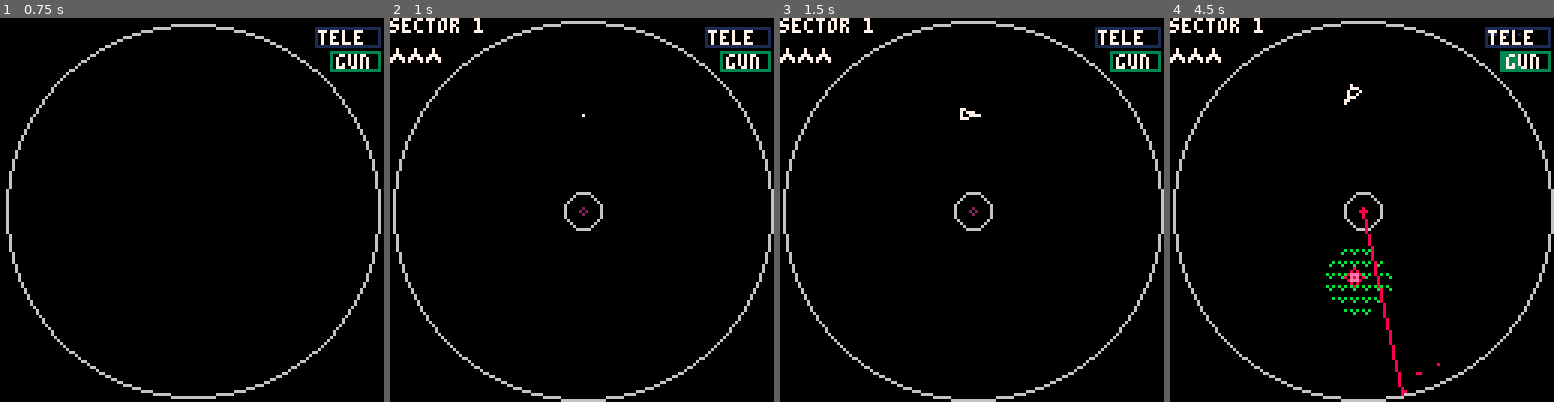
Above: before the commit, frames 1-4 (left to right).
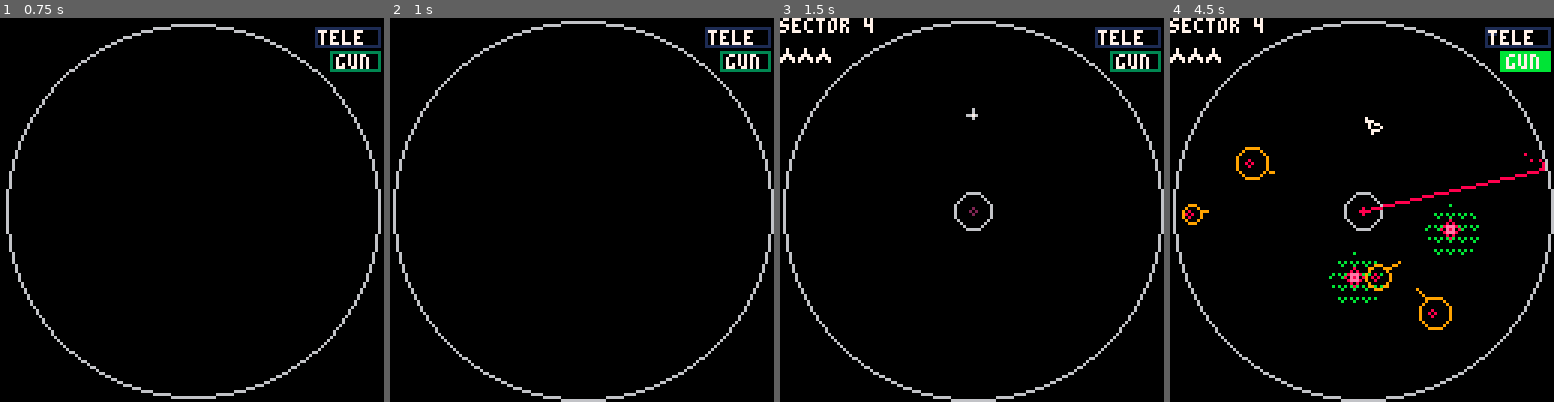
Above: after the commit, the same moments.

Repository: caseylabrack/laser
Game: PICO-8 cartridge laser.p8
Two runs of this game, one before a commit and one after it. Both use one fixed random seed, a clock stepped at 60 frames per second and the inputs below.
Inputs:
- Up to frame 1 (0.75 s): tap X (X key) at 0.33 s; tap O (Z key) at 0.7 s
- Up to frame 2 (1 s): no input
- Up to frame 3 (1.5 s): tap X (X key) at 1.07 s
- Up to frame 4 (4.5 s): hold Right 1.6-2.1 s; tap O (Z key) every 0.4 s from 1.7 to 4.1 s; tap X (X key) at 1.85, 2.97, 4.08 s; hold Up 2.15-2.42 s; hold Right 2.47-3.03 s; hold Left 3.08-3.58 s; hold Down 3.63-3.97 s; hold Right from 4.02 s (still down)

Frame 1 is identical in both runs. In frame 2, 0.8% of the frame differs, in the area x 0-56%, y 0-56%; in frame 3, 0.2%; in frame 4, 2.9%, in the area x 3-100%, y 0-99%.

Commit message:
bullet and blink animations. import title art. more things are coroutines

Diff:
--- a/laser.p8
+++ b/laser.p8
@@ -1,66 +1,47 @@
 pico-8 cartridge // http://www.pico-8.com
 version 33
 __lua__
--- zag
+-- zaag or l-tau
 -- casey labrack
 -- todo:
---  bg
---  nicer shield effect (draw arc manually?)
--- 	fix flowers spawn out of bounds
--- 	starfield flyin
---  timing or lap based enemy
---  multiple bullets?
---  bigger min size for flowers
---  player animations
---  gameover animations
---  fuzziness
-
-function plines(this)
-	local m={x=p.x+cos(p.a)*2,y=p.y+sin(p.a)*2}
-	local prow=.075
-	local len=6
-	local aft=len-2
-	return {
-		{x1=m.x,y1=m.y,x2=m.x-cos(p.a-prow)*len,y2=m.y-sin(p.a-prow)*len},
-		{x1=m.x,y1=m.y,x2=m.x-cos(p.a+prow)*len,y2=m.y-sin(p.a+prow)*len}
-	}
---	line(m.x,m.y,m.x-cos(p.a-prow)*len,m.y-sin(p.a-prow)*len,7)
---	line(m.x,m.y,m.x-cos(p.a+prow)*len,m.y-sin(p.a+prow)*len,7)
-end
+--  shield machine
+--  regular death screen
+--   flash extra lifes
+--   text? tip?
+--  tips: zag is a good game; gun wait;
+--  timing or lap based enemy?
 
 p = {x=80,y=30,dx=0,dy=0,
 					a=.75,t=.25,rt=.05,r=3,friction=.92,
 					hop=25,charge=0,fullcharge=90,
 					enabled=false,controllable=true,
 					thrusting=false,
-					gun=0,gunfull=160,gunfail=false,gunfailtick=0,
-					flipready=10,fliplast=0,
-					lines=plines}
-ps= {} --player death particles
+					gun=0,gunfull=10,gunfail=false,gunfailtick=0,
+					flipready=10,fliplast=0}
 lz= {} --lasers
 zs= {} --safe zones
 hs= {} --homing bombs
 as= {} --animations (coroutines)
-a2= {}
+a2= {} --animations in draw phase
 fs= {} --flowers
 rs= {} --roids
-b = {x=0,y=0,dx,dy,a=0,r=2,speed=5,enabled=false}
+b = {x=0,y=0,dx,dy,a=0,r=2,speed=5,enabled=false,parts={}}
 bp= {} --bullet particles
 lp= {} --laser particles
-w = {enabled=false,r=0}
 inner = {x=64,y=64,r=6}
-outer = {x=64,y=64,r=63}
-lvl=1
+outer = {x=64,y=64,r=63,enabled=false}
+lvl=4
 extralives=3
 tick=0
-scoreboxes={{0,0},{7,0},{14,0},{21,0}}
-state="wiping"
+state="wipe"
 gameover={is=false}
 cp=dp--current pallete
+sleep=0
+wipe=nil --coroutine slot
+blink=nil --coroutine slot
 
 function _init()
-local a=cocreate(wipe)
-add(as,a)
+wipe=cocreate(wipe_anim)
 end
 
 function _update()
@@ -72,7 +53,12 @@
 	else del(as,a) end
 end
 
-if state=="setup" then
+if state=="setup" or state=="wipe" then
+	return
+end
+
+if sleep>0 then
+	sleep-=1
 	return
 end
 
@@ -80,13 +66,7 @@
 	p.charge+=1 p.gun=min(p.gun+1,p.gunfull)
 	if btn(➡️) then p.a=p.a-p.rt end
 	if btn(⬅️) then p.a=p.a+p.rt end
-	if btn(⬆️) and p.charge>p.fullcharge then
-		p.x+=cos(p.a)*p.hop
-		p.y+=sin(p.a)*p.hop
-		p.charge=0
-	end
 	if btn(⬇️) then
---	p.dx=0 p.dy=0
 		if tick-p.fliplast>p.flipready then
 		 p.a+=.5
 		 p.fliplast=tick
@@ -103,12 +83,25 @@
 		sfx(2,-2)
 		p.thrusting=false
 	end
+	if btn(⬆️) and p.charge>p.fullcharge then
+--		local x2,y2=p.x+cos(p.a)*p.hop,p.y+sin(p.a)*p.hop
+		local x1,y1=p.x,p.y
+		local dur=8
+		p.x+=cos(p.a)*p.hop
+		p.y+=sin(p.a)*p.hop
+		p.thrusting=false
+		blink=cocreate(blink_anim)
+--		coresume(blink,p.x,p.y,x2,y2,dur)
+		coresume(blink,x1,y1,p.x,p.y,dur)
+		p.charge=0
+		sleep=dur
+	end
 	if btn(❎) and not b.enabled then
 		if p.gun==p.gunfull then
 			b.enabled=true
 			b.x=p.x b.y=p.y b.a=p.a
 			b.dx=cos(b.a)*b.speed b.dy=sin(b.a)*b.speed
-			sfx(11)
+			sfx(20)
 		else
 			if tick-p.gunfailtick>10 then
 				p.gunfail=true
@@ -308,16 +301,28 @@
 end
 
 --bullet
+for bp in all(b.parts) do
+	bp.t-=1
+	bp.x+=bp.dx or 0
+	bp.y+=bp.dy or 0
+	if bp.t<0 then
+		del(b.parts,bp)
+	end
+end
 if b.enabled then
 	local x1=b.x
 	local y1=b.y
 	for i=1,5 do
 		b.x=x1+b.dx*i/5
 		b.y=y1+b.dy*i/5
+		add(b.parts,
+		{x=b.x,y=b.y,t=rnd(3)})
 		for f in all(fs) do --flowers
 			for l in all(f) do --leaves
 				if touching(b,l) then
-					b.enabled=false
+					b.enabled=false sfx(20,-2)
+					b:splash()
+--					sfx(21)
 					l.r-=2
 					l.growcount=0
 					l.hit=tick
@@ -331,7 +336,9 @@
 		end
 		for v in all(rs) do --roids
 			if touching(b,v) then
-				b.enabled=false
+				b.enabled=false sfx(20,-2)
+				b:splash()
+--				sfx(21)
 				v.r-=1
 				v.hit=tick
 				if v.r<2 then	del(rs,v) end
@@ -340,15 +347,19 @@
 		end
 		for h in all(hs) do --homing
 			if touching(h,b) then
-				b.enabled=false
+				b.enabled=false sfx(20,-2)
+				b:splash()
+--				sfx(21)
 				h.enabled=false
 				h.timer=60
 				h.dx+=b.dx/4	h.dy+=b.dy/4
 				goto donebullet
 			end
 		end
-		if touching(inner,b) or not touching(outer,b) then
-			b.enabled=false
+		if touching(inner,b) or distt(inner,b)>63 then
+			b.enabled=false sfx(20,-2)
+			b:splash()
+--			sfx(21)
 			goto donebullet
 		end
 	end
@@ -361,8 +372,8 @@
 	extralives=3
 	lvl+=1
 	if lvl>#lvls then lvl=1 end
-	local a=cocreate(wipe)
-	add(as,a)
+	wipe=cocreate(wipe_anim)
+	state="wipe"
 end
 end
 
@@ -371,14 +382,13 @@
 	sfx(2,-2)
 	sfx(13)
 	p.enabled=false
+	p.thrusting=false
 	local d=cocreate(deathparticles)
 	coresume(d,cause)
 	add(a2,d)
 	extralives-=1
 --	if extralives<0 then lvl=1 end
 	state="death"
---	waiting=cocreate(anykey)
---	coresume(waiting,60)
 	local a=cocreate(death)
 	coresume(a,15,30)
 	add(as,a)
@@ -426,13 +436,11 @@
 
 --homing bombs
 for h in all(hs) do
---	if not h.enabled then pal(8,2) end
 	if h.enabled then
 	spr((flr(h.frametick%8)/2)+16,h.x-4,h.y-4)
 	else
 	spr(23,h.x-4,h.y-4)
 	end
---	pal(cp)
 end
 
 --laser
@@ -448,23 +456,20 @@
 
 --player
 if p.enabled then
-	local m={x=p.x+cos(p.a)*2,y=p.y+sin(p.a)*2}
-	local prow=.05
-	local len=6
-	local aft=len-2
+	local lines,fire,prow=p:coords()
 	if p.thrusting then
-		circfill(m.x-cos(p.a)*len,m.y-sin(p.a)*len,1,rndr(8,11))
-	end
-	color(7)
-	line(m.x,m.y,m.x-cos(p.a-prow)*len,m.y-sin(p.a-prow)*len)
-	line(m.x,m.y,m.x-cos(p.a+prow)*len,m.y-sin(p.a+prow)*len)
-	line(m.x-cos(p.a+prow)*len,m.y-sin(p.a+prow)*len,m.x-cos(p.a-prow)*len,m.y-sin(p.a-prow)*len)
---circfill(m.x-cos(p.a)*2,m.y-sin(p.a)*2,1,7)
-	if p.gunfail then
-		circ(m.x,m.y,2,12)
+		circfill(fire.x,fire.y,1,rndr(8,11))
+	end
+	for l in all(lines) do
+		line(l.x1,l.y1,l.x2,l.y2,7)
+	end
+ if p.gunfail then
+ 	circ(prow.x,prow.y,2,12)
 		p.gunfail=false
 	end
 end
+
+if blink and costatus(blink)~="dead" then coresume(blink) end
 
 -- roids
 for v in all(rs) do
@@ -479,14 +484,14 @@
 
 --bullet
 if b.enabled then
-	circ(b.x,b.y,1,12)
-end
-
-if w.enabled then
-	circfill(64,64,w.r,0)
-	circ(64,64,w.r,6)
-end
-
+	line(b.x,b.y,b.x-b.dx,b.y-b.dy,12)
+end
+
+for bp in all(b.parts) do
+	pset(bp.x,bp.y,12)
+end
+
+if wipe and costatus(wipe)~="dead" then coresume(wipe) end
 
 pal()
 
@@ -515,11 +520,15 @@
 	end
 end
 
-if w.enabled then
-	circfill(64,64,w.r,0)
-	circ(64,64,w.r,6)
-else
-	circ(64,64,63,6)
+--if w.enabled then
+--	circfill(64,64,w.r,0)
+--	circ(64,64,w.r,6)
+--else
+--	circ(64,64,63,6)
+--end
+
+if outer.enabled then
+	circ(outer.x,outer.y,outer.r,6)
 end
 
 --for i=1,1000 do
@@ -539,13 +548,15 @@
 --	spr(sprite,scoreboxes[k][1],scoreboxes[k][2])
 --end
 
+--sspr(69,8,119,36,64,0)
+
 end
 
 -->8
 --levels
 lvls={
 	{flowers=1,lasers=1},
---	{roids=4,lasers=1},
+	{roids=4,lasers=1},
 	{roids=6,lasers=1,safezone=true},
 	{roids=4,lasers=1,flowers=2},
 	{roids=5,lasers=1,flowers=4},
@@ -556,17 +567,21 @@
 	{roids=7,lasers=2,safezone=true},
 }
 
-function wipe()
+function wipe_anim()
+	outer.enabled=false
 	local start=tick
-	w.enabled=true
 	while tick-start<30 do
 		local pct=(tick-start)/30
 		pct=easeoutexpo(pct)
-		w.r=63*pct
+		circfill(64,64,63*pct,0)
+		circ(64,64,63*pct,6)
 		yield()
 	end
-	lz={}	zs={} hs={} rs={} fs={} b.enabled=false
-	w.enabled=false
+--	stop()
+	circfill(64,64,63,0)
+	circ(64,64,63,6)
+	lz={}	zs={} hs={} rs={} fs={} b.enabled=false b.parts={}
+	outer.enabled=true
 	add(as,cocreate(spawn))
 end
 
@@ -664,7 +679,7 @@
 		cp=bwp[ceil(pct*#bwp)]
 		yield()
 	end
-	lz={}	zs={} hs={} rs={} fs={} b.enabled=false
+	lz={}	zs={} hs={} rs={} fs={} b.enabled=false b.parts={}
 	start=tick
 	state="dead"
 	if extralives<0 then
@@ -685,8 +700,8 @@
 	if extralives<0 then
 		del(a2,gameoveranimation)
 		lvl=1
-		local a=cocreate(wipe)
-		add(as,a)
+		wipe=cocreate(wipe_anim)
+		state="wipe"
 	else
 	state="setup"
 	add(as,cocreate(spawn))
@@ -775,9 +790,157 @@
 	end
 end
 
+
+-->8
+--utils
+
+--euclidean dist
+function dist(x1,y1,x2,y2)
+	return sqrt((x1-x2) * (x1-x2)+(y1-y2)*(y1-y2))
+end
+
+--euclidean dist two points
+function distt(t1,t2)
+	return sqrt((t1.x-t2.x) * (t1.x-t2.x)+(t1.y-t2.y)*(t1.y-t2.y))
+end
+
+--circle/circle intersection
+function touching(a,b)
+	return distt(a,b)<a.r+b.r
+end
+
+--what array elements satisfy predicate function
+function filter(f,t)
+	local r={}
+	for _,v in ipairs(t) do
+		if f(v) then add(r,v) end
+	end
+	return r
+end
+
+--do all array elements satisfy predicate function
+function allt(f,t)
+	for _,v in ipairs(t) do
+		if not f(v) then return false end
+	end
+	return true
+end
+
+function easeoutexpo(x)
+	if x==1 then
+		return 1
+	else
+		return 1-2^(-10*x)
+	end
+end
+
+--get random angle that is not within margin of given angle
+function aim_away(ang,margin)
+	local margin=margin or .25
+	return rnd(1-margin)+ang+margin/2
+end
+
+--random range, from low to high not inclusive
+function rndr(low,high)
+	return low+rnd(high-low)
+end
+-->8
+--palletes
+dp={ --default palette
+0,0,0,0,
+0,0,0,0,
+0,0,0,0,
+0,0,0,--padding
+0,1,2,3,
+4,5,6,7,
+8,9,10,11,
+12,13,14,15,
+}
+local bw1={
+0,0,0,0,
+0,0,0,0,
+0,0,0,0,
+0,0,0,--padding
+0,0,0,6,
+6,5,6,7,
+6,6,7,7,
+6,5,6,7,
+}
+local bw2={
+0,0,0,0,
+0,0,0,0,
+0,0,0,0,
+0,0,0,--padding
+0,0,0,5,
+5,0,5,6,
+5,5,6,6,
+5,0,5,6,
+}
+local bw3={
+0,0,0,0,
+0,0,0,0,
+0,0,0,0,
+0,0,0,--padding
+0,0,0,0,
+0,0,0,5,
+0,0,5,5,
+0,0,0,5,
+}
+local bw4={
+0,0,0,0,
+0,0,0,0,
+0,0,0,0,
+0,0,0,--padding
+0,0,0,0,
+0,0,0,0,
+0,0,0,0,
+0,0,0,0,
+}
+bwp={bw1,bw2,bw3,bw4}
+-->8
+--player animations
+
+function blink_anim(x1,y1,x2,y2,duration)
+	local grays={7,6,13,1}
+	local totalduration=duration
+	while duration>=0 do
+		local pct=(totalduration-duration)/totalduration
+		local idx=ceil(pct*#grays)
+		p.x,p.y=x1,y1
+		local lines=p:coords()
+		for l in all(lines) do
+			color(grays[idx])
+			line(l.x1,l.y1,l.x2,l.y2)
+		end
+		duration-=1
+		p.x,p.y=x2,y2
+		yield()
+	end
+end
+
+--ship lines,rocket point,prow
+function p:coords()
+	local m={x=p.x+cos(p.a)*2,y=p.y+sin(p.a)*2}
+	local prow=.05
+	local len=6
+	local aft=len-2
+	return
+	-- ship lines
+	{
+		{x1=m.x,y1=m.y,x2=m.x-cos(p.a-prow)*len,y2=m.y-sin(p.a-prow)*len},
+		{x1=m.x,y1=m.y,x2=m.x-cos(p.a+prow)*len,y2=m.y-sin(p.a+prow)*len},
+		{x1=m.x-cos(p.a+prow)*len,y1=m.y-sin(p.a+prow)*len,x2=m.x-cos(p.a-prow)*len,y2=m.y-sin(p.a-prow)*len},
+	},
+	-- rocket point
+	{x=m.x-cos(p.a)*(len+1),
+	y=m.y-sin(p.a)*(len+1)},
+	--prow
+	{x=m.x,y=m.y}
+end
+
 --player death particles
 function deathparticles(cause)
-	local lines=p:lines()
+	local lines=p:coords()
 
 	for l in all(lines) do
 		l.dx,l.dy=cause.dx or p.dx,cause.dy or p.dy
@@ -816,10 +979,10 @@
 			l.midx+=l.dx
 			l.midy+=l.dy
 			l.r+=l.dr
-			line(l.midx-cos(l.r)*4,
-								l.midy-sin(l.r)*4,
-								l.midx+cos(l.r)*4,
-								l.midy+sin(l.r)*4)
+			line(l.midx-cos(l.r)*3,
+								l.midy-sin(l.r)*3,
+								l.midx+cos(l.r)*3,
+								l.midy+sin(l.r)*3)
 		end
 		for z in all(parts) do
 			z.x+=z.dx z.y+=z.dy
@@ -829,167 +992,94 @@
 		yield()
 	end
 end
--->8
---utils
-
---euclidean dist
-function dist(x1,y1,x2,y2)
-	return sqrt((x1-x2) * (x1-x2)+(y1-y2)*(y1-y2))
-end
-
---euclidean dist two points
-function distt(t1,t2)
-	return sqrt((t1.x-t2.x) * (t1.x-t2.x)+(t1.y-t2.y)*(t1.y-t2.y))
-end
-
---circle/circle intersection
-function touching(a,b)
-	return distt(a,b)<a.r+b.r
-end
-
---what array elements satisfy predicate function
-function filter(f,t)
-	local r={}
-	for _,v in ipairs(t) do
-		if f(v) then add(r,v) end
-	end
-	return r
-end
-
---do all array elements satisfy predicate function
-function allt(f,t)
-	for _,v in ipairs(t) do
-		if not f(v) then return false end
-	end
-	return true
-end
-
-function easeoutexpo(x)
-	if x==1 then
-		return 1
-	else
-		return 1-2^(-10*x)
-	end
-end
-
---get random angle that is not within margin of given angle
-function aim_away(ang,margin)
-	local margin=margin or .25
-	return rnd(1-margin)+ang+margin/2
-end
-
-function rndr(low,high)
-	return low+rnd(high-low)
-end
--->8
---palletes
-dp={ --default palette
-0,0,0,0,
-0,0,0,0,
-0,0,0,0,
-0,0,0,--padding
-0,1,2,3,
-4,5,6,7,
-8,9,10,11,
-12,13,14,15,
-}
-local bw1={
-0,0,0,0,
-0,0,0,0,
-0,0,0,0,
-0,0,0,--padding
-0,0,0,6,
-6,5,6,7,
-6,6,7,7,
-6,5,6,7,
-}
-local bw2={
-0,0,0,0,
-0,0,0,0,
-0,0,0,0,
-0,0,0,--padding
-0,0,0,5,
-5,0,5,6,
-5,5,6,6,
-5,0,5,6,
-}
-local bw3={
-0,0,0,0,
-0,0,0,0,
-0,0,0,0,
-0,0,0,--padding
-0,0,0,0,
-0,0,0,5,
-0,0,5,5,
-0,0,0,5,
-}
-local bw4={
-0,0,0,0,
-0,0,0,0,
-0,0,0,0,
-0,0,0,--padding
-0,0,0,0,
-0,0,0,0,
-0,0,0,0,
-0,0,0,0,
-}
-bwp={bw1,bw2,bw3,bw4}
--->8
---laser particles
---function
---
---end
-…(54 lines of a section not shown)…
+
+-- bullet hit animation
+function b:splash(num)
+	local num=num or 10
+	for i=1,num do
+		local ps={}
+		ps.x,ps.y=self.x,self.y
+		local d=rnd(4)
+		local ang=rndr(-.2,.2)
+		ps.dx=cos(b.a+.5+ang)*d
+		ps.dy=sin(b.a+.5+ang)*d
+		ps.t=rnd(3)
+		add(self.parts,ps)
+	end
+end
+…(76 lines of a section not shown)…
Not shown, changed: 62 lines of the sprite sheet (__gfx__) section of laser.p8
Not shown, changed: the sound effects (__sfx__) section of laser.p8
Not shown, added: sheet.png
Not shown, added: zaag.png
